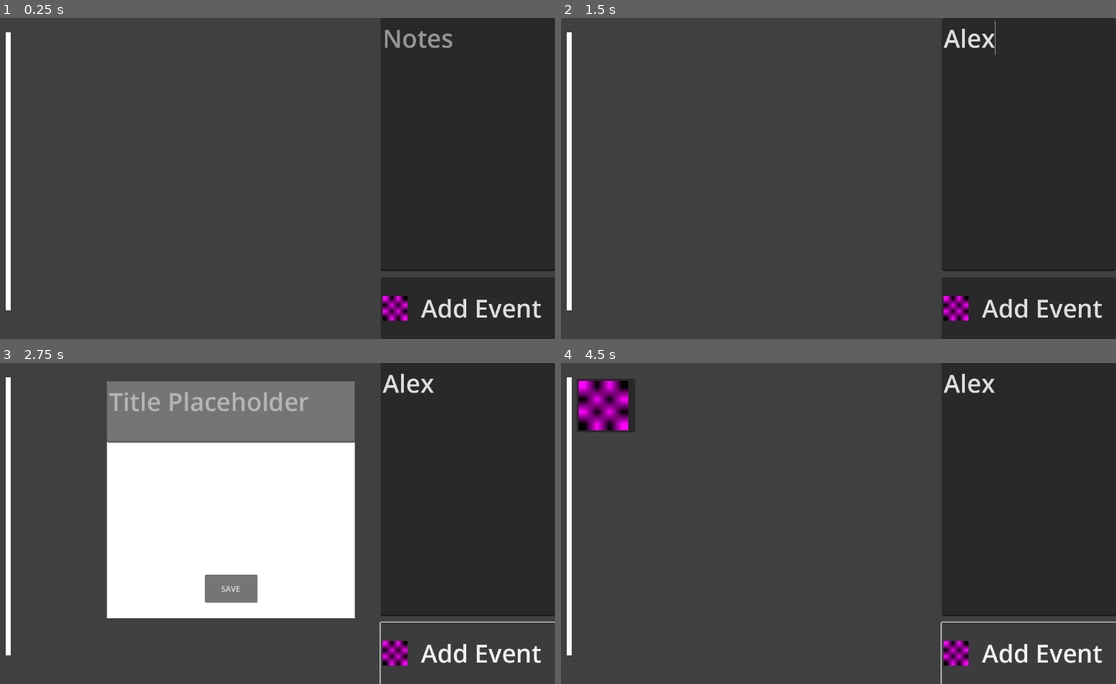
Above: before the commit, frames 1-4 (two rows, left to right).
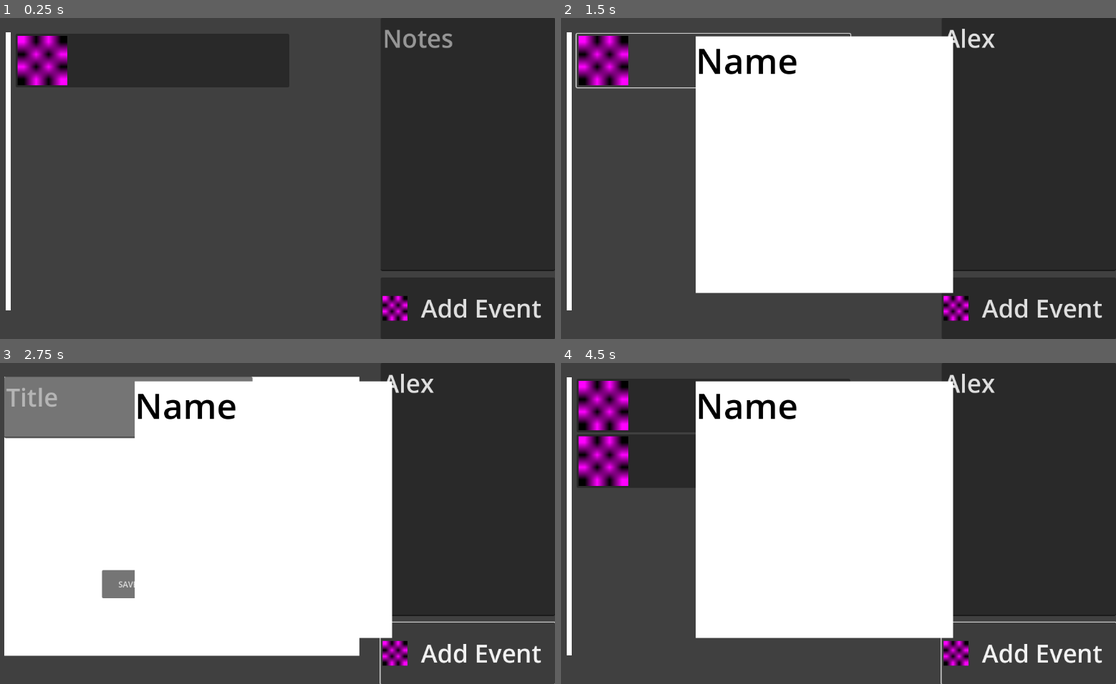
Above: after the commit, the same moments.

Repository: Rover-N/congressional-app-challenge-2025
Game: Godot game, scene res://scenes/main.tscn
The game is run twice, just before and just after one commit, with the same random seed, the same clock (stepped at 60 frames per second) and the same inputs.
Inputs (mouse positions are in pixels of both pictures, inside the frame that each line leads up to):
- Up to frame 1 (0.25 s): no input
- Up to frame 2 (1.5 s): click (1027, 143) at 0.52 s; type "Alex" at 0.6 s; click (710, 59) at 1.27 s
- Up to frame 3 (2.75 s): click "Add Event" at 2 s
- Up to frame 4 (4.5 s): click "SAVE" at 2.75 s; click (710, 462) at 3.52 s; click "Add Event" at 4.25 s

The runs differ from the first frame. In frame 1, 1.4% of the frame differs, in the area x 3-13%, y 5-22%; in frame 2, 39%, in the area x 2-100%, y 0-86%; in frame 3, 36%; in frame 4, 39%.

Commit message:
Changed the time default data

Diff:
--- a/scenes/main.tscn
+++ b/scenes/main.tscn
@@ -1,6 +1,7 @@
-[gd_scene load_steps=3 format=3 uid="uid://dkn2br1guakd7"]
+[gd_scene load_steps=4 format=3 uid="uid://dkn2br1guakd7"]
 
 [ext_resource type="Script" uid="uid://cucrpik5r1bd7" path="res://scripts/main.gd" id="1_o5qli"]
+[ext_resource type="PackedScene" uid="uid://cwuv53qtyh2x5" path="res://scenes/menu_button.tscn" id="2_0wfyh"]
 
 [sub_resource type="PlaceholderTexture2D" id="PlaceholderTexture2D_o5qli"]
 size = Vector2(50, 50)
@@ -46,7 +47,22 @@
 anchor_top = 0.05
 anchor_right = 0.16
 anchor_bottom = 0.9
+offset_left = 0.335999
+offset_top = -0.400002
+offset_right = 432.68
+offset_bottom = -0.200012
 grow_vertical = 2
+
+[node name="MenuButton" parent="ColorRect/EventList" instance=ExtResource("2_0wfyh")]
+layout_mode = 2
+
+[node name="MenuButton2" parent="ColorRect/EventList" instance=ExtResource("2_0wfyh")]
+visible = false
+layout_mode = 2
+
+[node name="MenuButton3" parent="ColorRect/EventList" instance=ExtResource("2_0wfyh")]
+visible = false
+layout_mode = 2
 
 [node name="NewEventButton" type="Button" parent="ColorRect"]
 layout_mode = 1
@@ -65,18 +81,26 @@
 
 [node name="NewEventMenu" type="ColorRect" parent="ColorRect/NewEventButton"]
 visible = false
-layout_mode = 0
-offset_left = -551.0
-offset_top = -487.0
-offset_right = -52.0
-offset_bottom = -9.0
+layout_mode = 1
+anchors_preset = -1
+anchor_left = -2.282
+anchor_top = -4.218
+anchor_right = 1.0
+anchor_bottom = 1.0
+offset_left = 42.982
+offset_top = 27.032
+offset_right = -394.0
+offset_bottom = -57.0
+grow_horizontal = 2
+grow_vertical = 2
 
 [node name="NewEventTitle" type="TextEdit" parent="ColorRect/NewEventButton/NewEventMenu"]
 layout_mode = 1
 offset_right = 500.0
 offset_bottom = 124.0
 theme_override_font_sizes/font_size = 50
-placeholder_text = "Title Placeholder"
+placeholder_text = "Title"
+wrap_mode = 1
 
 [node name="SaveChanges" type="Button" parent="ColorRect/NewEventButton/NewEventMenu"]
 layout_mode = 0
--- a/scripts/main.gd
+++ b/scripts/main.gd
@@ -15,7 +15,7 @@
 	var eventData = {
 		"title" : "Placeholder Title",
 		"description" : "Placeholder Description",
-		"time" : Time.get_datetime_string_from_system() #YYYY-MM-DDTHH:MM:SS We are using system time as a placeholder
+		"time" : null
 	}
 
 	#We should use checks to make sure the new data is valid, here I make sure there is something typed
@@ -26,4 +26,8 @@
 	events.append(eventData)
 
 	var event = eventMenuButton.instantiate()
+
+	#Start to update UI
+	event.get_node("Screen/EventMenuShow/Title").text = eventData["title"]
+
 	$ColorRect/EventList.add_child(event)
Not shown, changed: README.md
